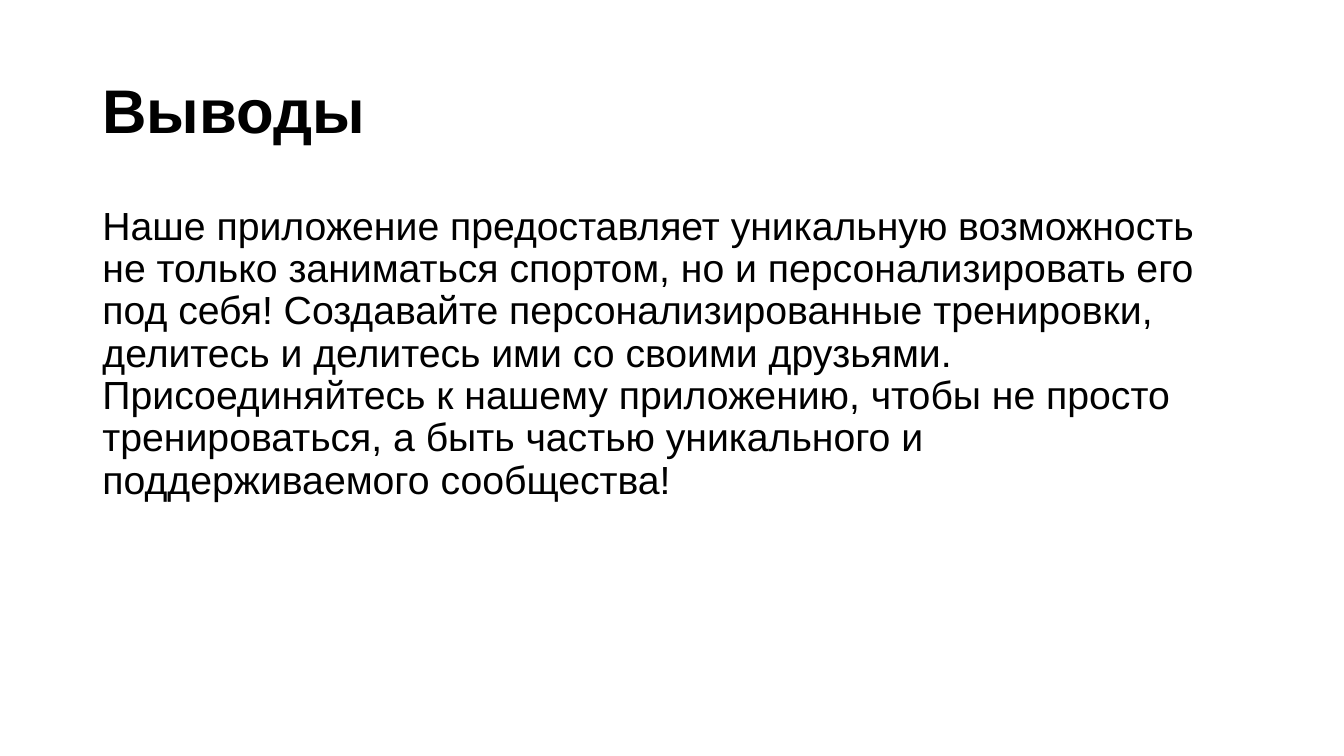
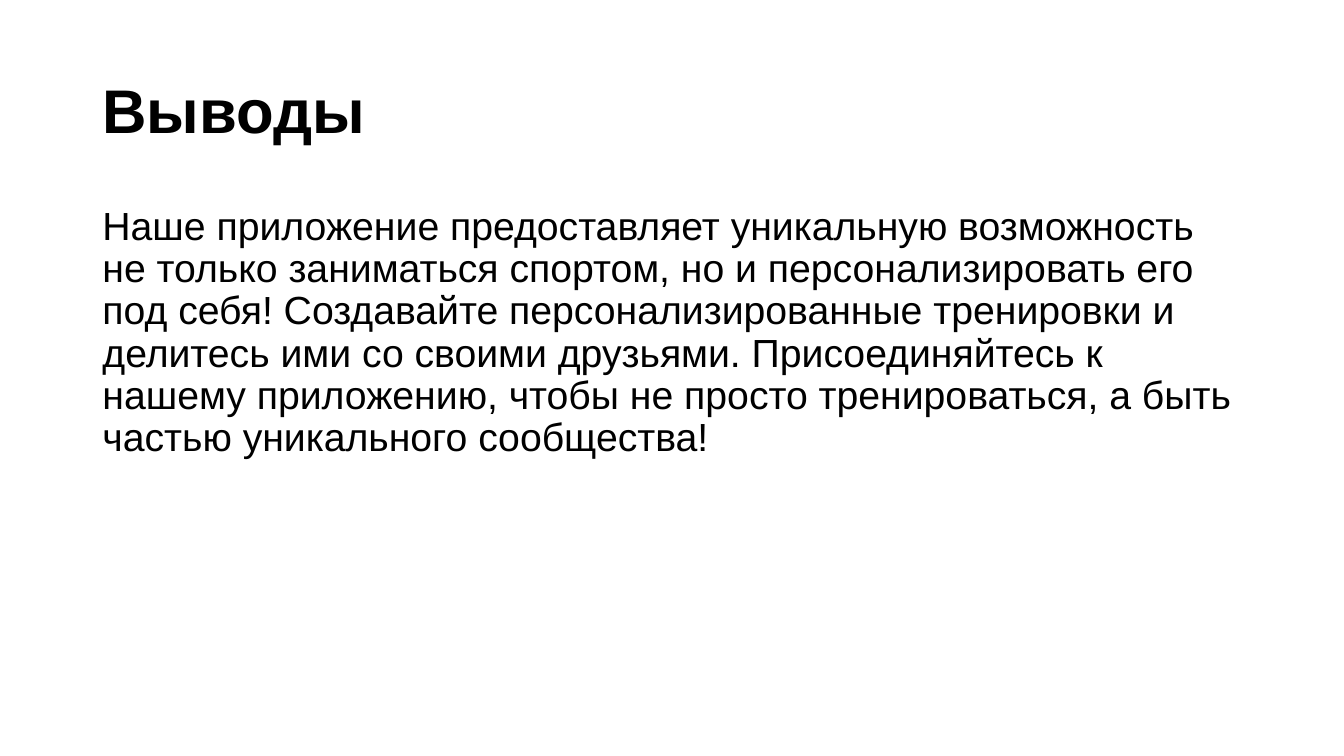
Before and after one commit to partickle/FitHub_Docs, a slide deck: slide 14 of Презентация технического задания.pptx. Drawn at 1344x756 pixels with LibreOffice and Linux fonts; fonts in the diff are those of the drawing. Boxes give left, top, right and bottom in pixels: in the first picture for what was removed or moved away, otherwise in the second. Text is boxed around its words. In the diff, an @@ line names an element or a change of style, - is before the commit and + after.

Commit message:
Update presentation v1

```diff
--- a/Презентация технического задания.pptx
+++ b/Презентация технического задания.pptx
@@ text at [102,213,1231,459]: text changed @@
-Наше приложение предоставляет уникальную возможность не только заниматься спортом, но и персонализировать его под себя! Создавайте персонализированные тренировки, делитесь и делитесь ими со своими друзьями. Присоединяйтесь к нашему приложению, чтобы не просто тренироваться, а быть частью уникального и поддерживаемого сообщества!
+Наше приложение предоставляет уникальную возможность не только заниматься спортом, но и персонализировать его под себя! Создавайте персонализированные тренировки и делитесь ими со своими друзьями. Присоединяйтесь к нашему приложению, чтобы не просто тренироваться, а быть частью уникального сообщества!
```
Also in this commit, not shown: 4 other slides changed, 1 other file.
